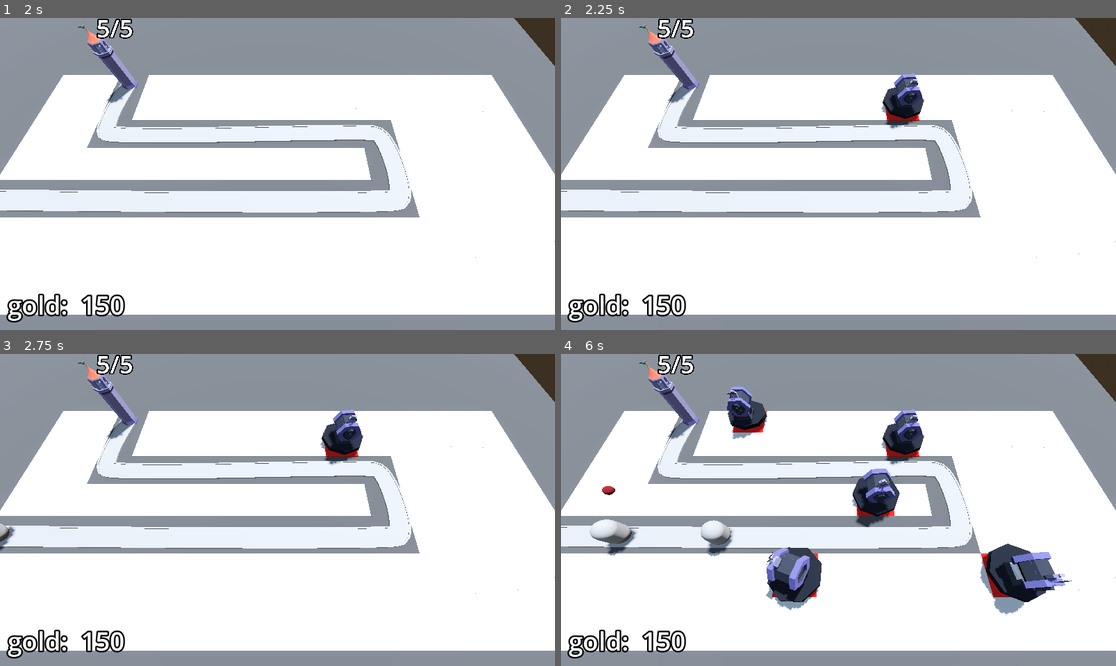
Above: before the commit, frames 1-4 (two rows, left to right).
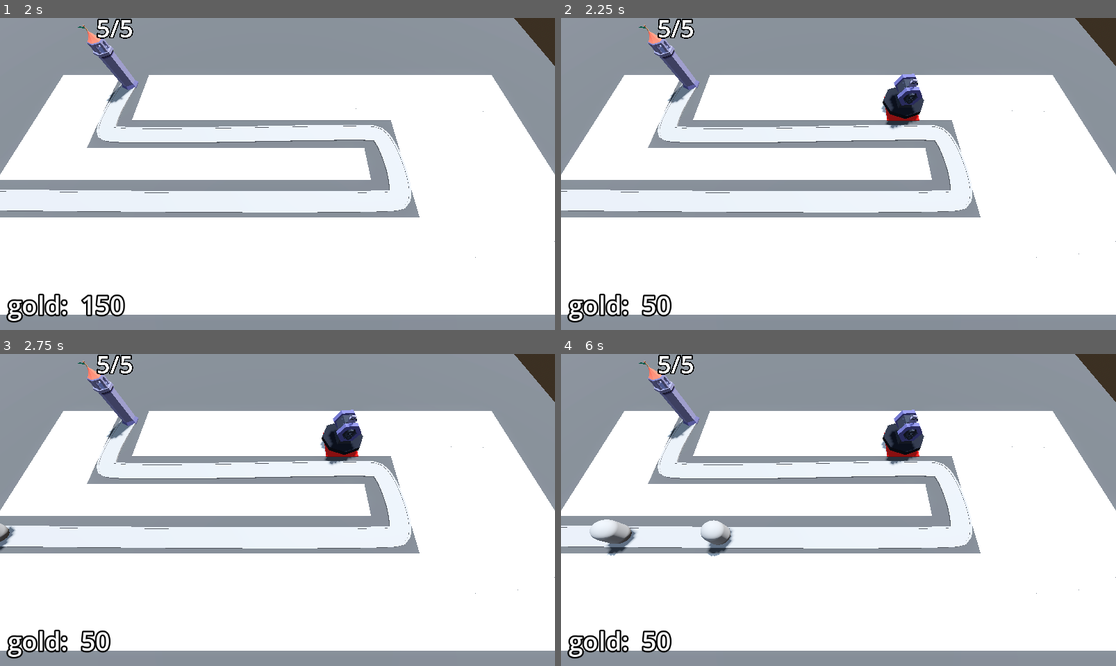
Above: after the commit, the same moments.

Repository: AhmadNasserx/tower-tiles
Game: Godot game, scene res://base_level.tscn
The game is run twice, just before and just after one commit, with the same random seed, the same clock (stepped at 60 frames per second) and the same inputs.
Inputs (mouse positions are in pixels of both pictures, inside the frame that each line leads up to):
- Up to frame 1 (2 s): tap Enter at 0.5 s; move the mouse to (399, 158) at 0.52 s; press the mouse at (399, 158) at 0.53 s; tap Space at 1.25 s; move the mouse to (166, 189) at 1.27 s; release the mouse at (166, 189) at 1.28 s; click (166, 189) at 1.35 s
- Up to frame 2 (2.25 s): tap Enter at 2 s; move the mouse to (894, 105) at 2.02 s; press the mouse at (894, 105) at 2.03 s
- Up to frame 3 (2.75 s): no input
- Up to frame 4 (6 s): move the mouse to (810, 572) at 2.77 s; release the mouse at (810, 572) at 2.78 s; click (810, 572) at 2.85 s; move the mouse to (1005, 556) at 3.52 s; press the mouse at (1005, 556) at 3.53 s; move the mouse to (672, 463) at 4.27 s; release the mouse at (672, 463) at 4.28 s; click (672, 463) at 4.35 s; move the mouse to (866, 510) at 5.02 s; press the mouse at (866, 510) at 5.03 s; move the mouse to (755, 432) at 5.77 s; release the mouse at (755, 432) at 5.78 s; click (755, 432) at 5.85 s

Frame 1 is identical in both runs. In frame 2, 0.3% of the frame differs, in the area x 14-23%, y 88-96%; in frame 3, 0.3%; in frame 4, 6.2%, in the area x 7-92%, y 10-96%.

Commit message:
gold system

Diff:
--- a/Enemy/enemy.gd
+++ b/Enemy/enemy.gd
@@ -2,10 +2,12 @@
 
 @export var speed: float = 5
 @export var max_health:= 50
+@export var gold_value := 15
 
 @onready var base = get_tree().get_first_node_in_group("base")
 @onready var animation_player: AnimationPlayer = $AnimationPlayer
 @onready var damage_hilight: MeshInstance3D = $DamageHilight
+@onready var bank  = get_tree().get_first_node_in_group("bank")
 
 var current_health: int:
 	set(health_in):
@@ -13,6 +15,7 @@
 			animation_player.play("TakeDamage")
 		current_health = health_in
 		if current_health < 1:
+			bank.gold += gold_value
 			queue_free()
 
 func _ready() -> void:
--- a/RayPickerCamera/ray_picker_camera.gd
+++ b/RayPickerCamera/ray_picker_camera.gd
@@ -2,8 +2,10 @@
 @export_range(100, 500) var clickable_range: float = 100
 @export var gridmap: GridMap
 @export var turret_manager: Node3D
+@export var turret_cost = 100
 
 @onready var ray_cast_3d: RayCast3D = $RayCast3D
+@onready var bank = get_tree().get_first_node_in_group("bank")
 
 # Called every frame. 'delta' is the elapsed time since the previous frame.
 func _process(delta: float) -> void:
@@ -12,15 +14,19 @@
 	ray_cast_3d.force_raycast_update()
 
 	if ray_cast_3d.is_colliding():
-		Input.set_default_cursor_shape(Input.CURSOR_POINTING_HAND)
-		var collider = ray_cast_3d.get_collider()
-		if collider is GridMap:
-			if Input.is_action_pressed("click"):
-				var collision_point = ray_cast_3d.get_collision_point()
-				var cell = gridmap.local_to_map(collision_point)
-				if gridmap.get_cell_item(cell) == 0:
-					gridmap.set_cell_item(cell, 1)
-					var tile_position = gridmap.map_to_local(cell)
-					turret_manager.build_turret(tile_position)
+		if bank.gold >= turret_cost:
+			Input.set_default_cursor_shape(Input.CURSOR_POINTING_HAND)
+			var collider = ray_cast_3d.get_collider()
+			if collider is GridMap:
+				if Input.is_action_pressed("click"):
+					var collision_point = ray_cast_3d.get_collision_point()
+					var cell = gridmap.local_to_map(collision_point)
+					if gridmap.get_cell_item(cell) == 0:
+						gridmap.set_cell_item(cell, 1)
+						var tile_position = gridmap.map_to_local(cell)
+						turret_manager.build_turret(tile_position)
+						bank.gold -= turret_cost
+			else:
+					Input.set_default_cursor_shape(Input.CURSOR_ARROW)
 	else:
 		Input.set_default_cursor_shape(Input.CURSOR_ARROW)
--- a/base_level.tscn
+++ b/base_level.tscn
@@ -120,7 +120,7 @@
 turret = ExtResource("6_555ld")
 enemy_path = NodePath("../EnemyPath")
 
-[node name="Bank" type="MarginContainer" parent="."]
+[node name="Bank" type="MarginContainer" parent="." groups=["bank"]]
 anchors_preset = 15
 anchor_right = 1.0
 anchor_bottom = 1.0
